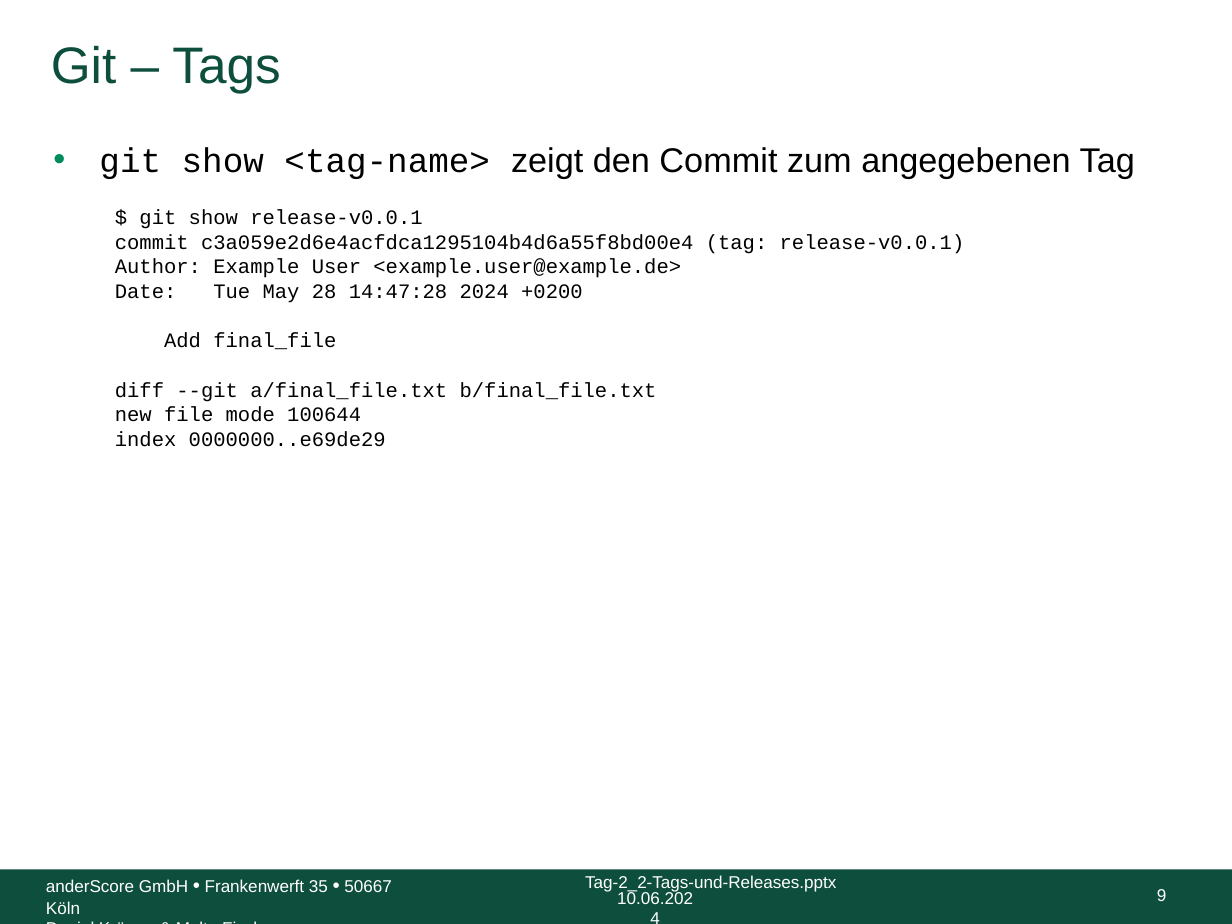
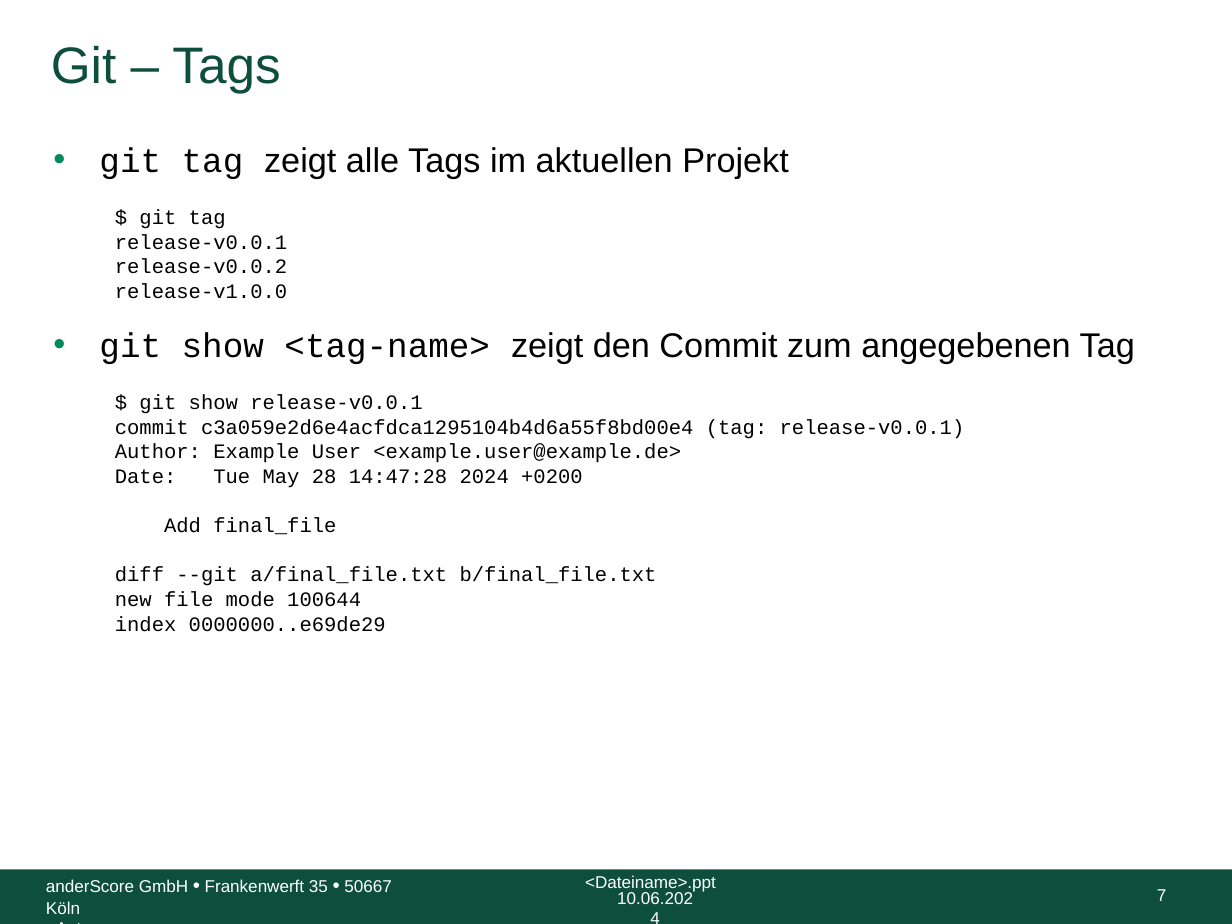
Before and after one commit to anderscore-gmbh/gitlab, a slide deck: slide 7 of slides/Tag-2_2-Tags-und-Releases.pptx (slide 9 before the commit). Drawn at 1232x924 pixels with LibreOffice and Linux fonts; fonts in the diff are those of the drawing; background and template pictures are left out. Boxes give left, top, right and bottom in pixels: in the first picture for what was removed or moved away, otherwise in the second. Text is boxed around its words. In the diff, an @@ line names an element or a change of style, - is before the commit and + after.

Commit message:
Fix wrong console output in tags and releases

```diff
--- a/slides/Tag-2_2-Tags-und-Releases.pptx
+++ b/slides/Tag-2_2-Tags-und-Releases.pptx
@@ text at (99,147,789,299): paragraphs added @@
+• git tag zeigt alle Tags im aktuellen Projekt
+  $ git tag
+  release-v0.0.1
+  release-v0.0.2
+  release-v1.0.0
@@ text at (46,879,391,914): text changed @@
-Daniel Krämer & Malte Fischer
+<Autor>
@@ text removed at (585,875,836,892) @@
-Tag-2_2-Tags-und-Releases.pptx
@@ text added at (585,875,716,892), 10 pt, text #FFFFFF @@
+<Dateiname>.ppt
@@ page number at (1157,889,1167,901): text changed @@
-9
+7
```
Also in this commit, not shown: 18 other slides changed, 1 slide added, 3 slides removed, 1 other file.
